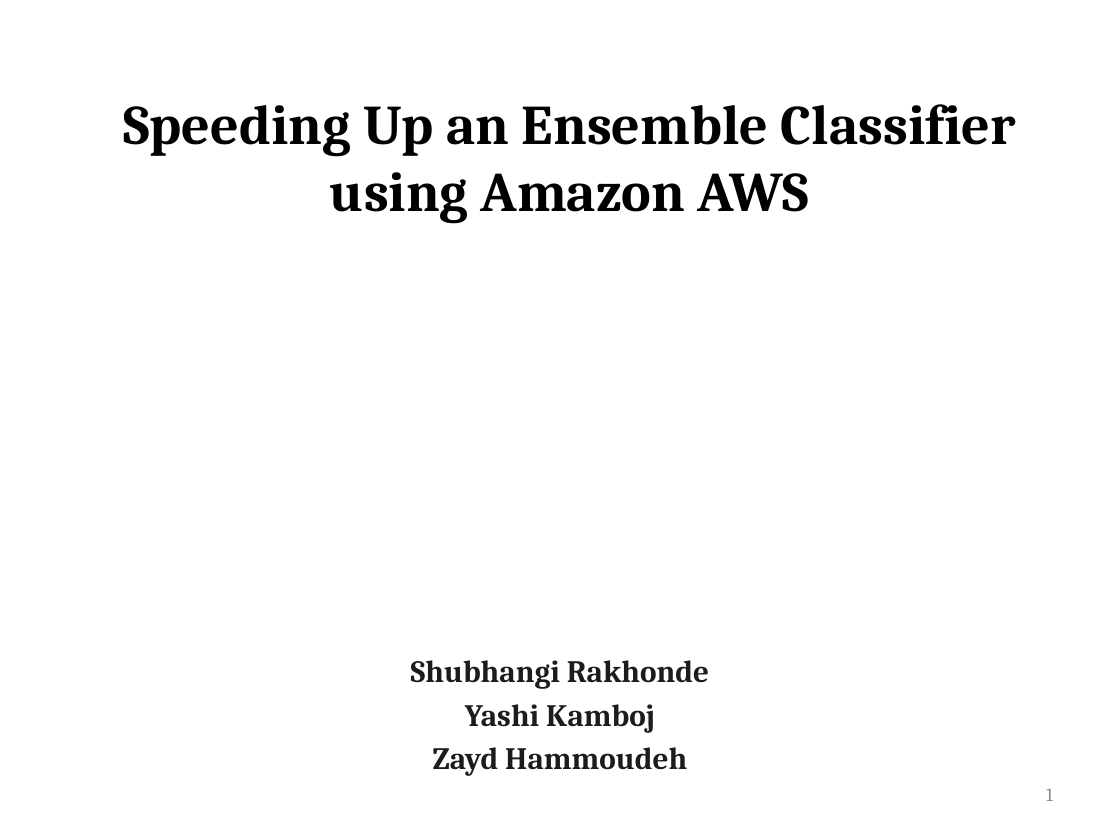
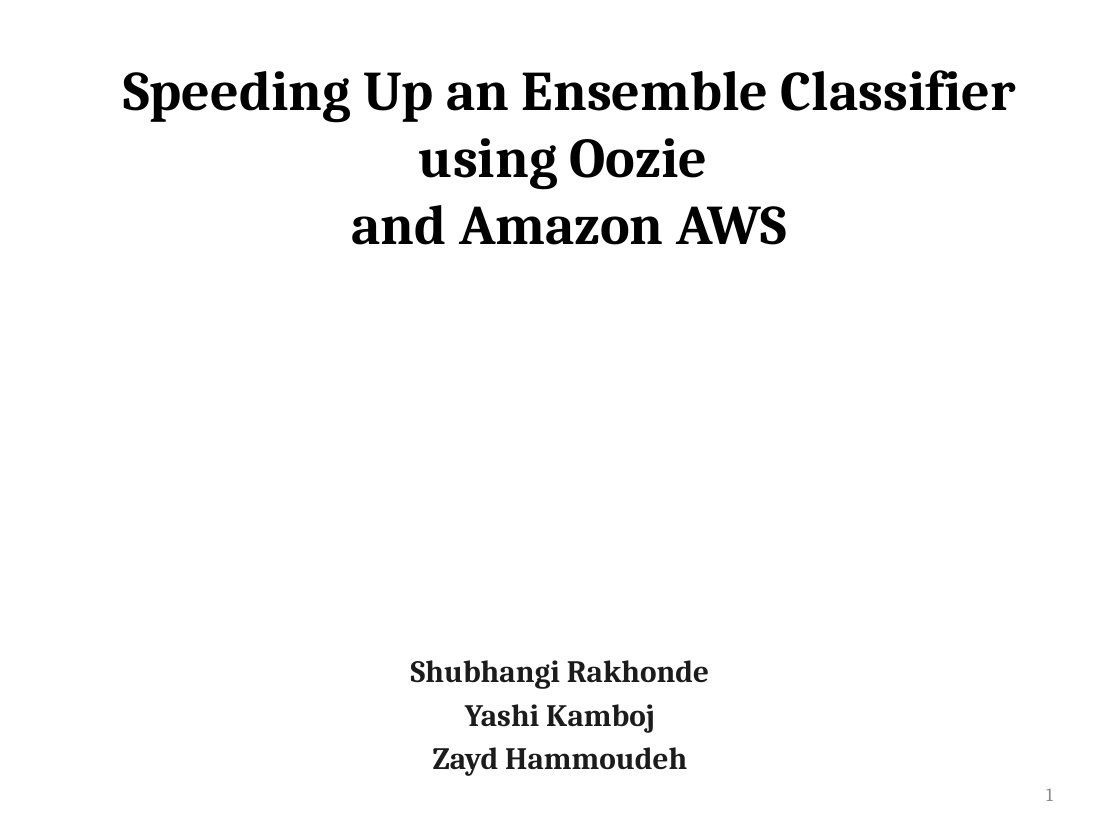
Before and after one commit to ZaydH/CS286_Project, a slide deck: slide 1 of Presentation/CS286 - Ensemble Classifier on AWS.pptx. Drawn at 1120x840 pixels with LibreOffice and Linux fonts; fonts in the diff are those of the drawing; background and template pictures are left out. Boxes give left, top, right and bottom in pixels: in the first picture for what was removed or moved away, otherwise in the second. Text is boxed around its words. In the diff, an @@ line names an element or a change of style, - is before the commit and + after.

```diff
--- a/Presentation/CS286 - Ensemble Classifier on AWS.pptx
+++ b/Presentation/CS286 - Ensemble Classifier on AWS.pptx
@@ text at <box>123,70,1016,245</box>: text changed @@
-Speeding Up an Ensemble Classifier using Amazon AWS
+Speeding Up an Ensemble Classifier using Oozie
+and Amazon AWS
```
Also in this commit, not shown: 5 other slides changed, 1 other file.
